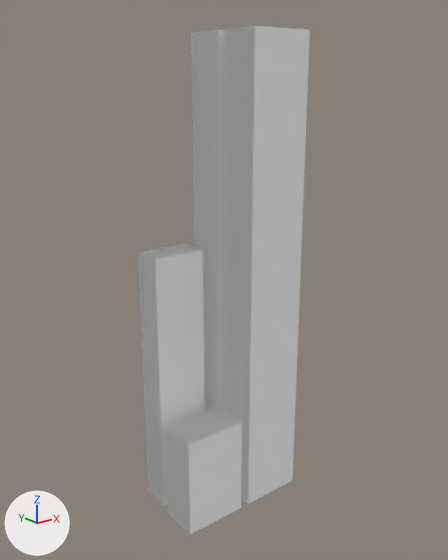
The glTF model assets/models/city_block_12345_6_04.glb: old version first, new version second.
The view is the same before and after, from a 50 mm camera at (-10.83, -13.84, 12.58) aimed at (0.17, -0.1, 7.08). The axes (+X, +Y, +Z) are drawn at lower left. The lights are the same throughout. The first picture is the older version.

The older version as bpy lines, for what is in view:
```python
me_block_04 = bpy.data.meshes.new('block_04')
me_block_04.from_pydata(...)  # a box spanning x -1.95..-0.3, y 0.3..1.2, z 0.0..8.0; a box spanning x -2.1..-0.15, y -1.35..-0.15, z 0.0..3.0; a box spanning x 0.15..2.1, y 0.15..1.35, z 0.0..14.0; a box spanning x 0.15..2.1, y -1.35..-0.15, z 0.0..14.0
me_block_04.materials.append(mat_default)  # white #ffffff
ob_block_04 = bpy.data.objects.new('block_04', me_block_04)
ob_block_04.location = (0.0, 0.0, 0.0)
```
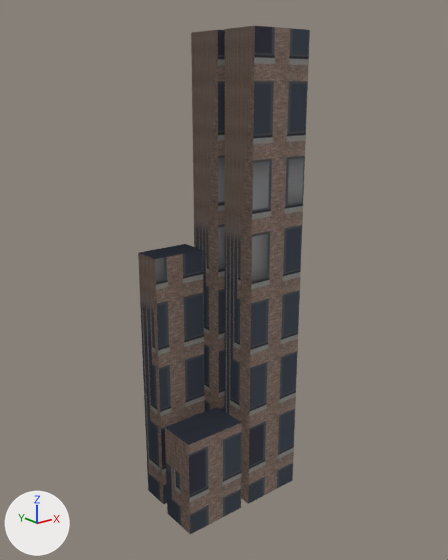
Edits to the bpy script that builds the scene:
```text
Add img_image_0:
    img_image_0 = load_image('Image_0', '_unpacked/Image_0', 512, 512, 'sRGB')
Add mat_tier1_002:
    mat_tier1_002 = principled_material('tier1.002')
    mat_tier1_002.texture = img_image_0
    mat_tier1_002.roughness = 0.9
Add mat_tier1:
    mat_tier1 = principled_material('tier1')
    mat_tier1.texture = img_image_0
    mat_tier1.roughness = 0.9
Add mat_tier1_001:
    mat_tier1_001 = principled_material('tier1.001')
    mat_tier1_001.texture = img_image_0
    mat_tier1_001.roughness = 0.9
Add mat_tier1_003:
    mat_tier1_003 = principled_material('tier1.003')
    mat_tier1_003.texture = img_image_0
    mat_tier1_003.roughness = 0.9
Change me_block_04:
    where me_block_04.from_pydata(...)  # 32 vertices, 48 faces; spans x -2.1..2.1, y -1.35..1.35, z 0.0..14.0
    used by ob_block_04; location = (0.0, 0.0, 0.0)
    me_block_04 part 1: all 12 faces centred in x -1.95..-0.3, y 0.3..1.2, z 0.0..8.0 switch from mat_default (white #ffffff) to mat_tier1 (picture img_image_0)
    me_block_04 part 2: all 12 faces centred in x -2.1..-0.15, y -1.35..-0.15, z 0.0..3.0 switch from mat_default (white #ffffff) to mat_tier1_001 (picture img_image_0)
    me_block_04 part 3: all 12 faces centred in x 0.15..2.1, y 0.15..1.35, z 0.0..14.0 switch from mat_default (white #ffffff) to mat_tier1_002 (picture img_image_0)
    me_block_04 part 4: all 12 faces centred in x 0.15..2.1, y -1.35..-0.15, z 0.0..14.0 switch from mat_default (white #ffffff) to mat_tier1_003 (picture img_image_0)
    me_block_04 part 5: texture (UV) coordinates of 48 of 48 faces, centred in x -2.1..2.1, y -1.35..1.35, z 0.0..14.0, changed; they spanned u 0.0..0.0, v 0.0..0.0 and now span u 0.0..0.16, v 0.0..1.17
```

Boxes (x1, y1, x2, y2) around the edits, measured in the pictures (448 x 560 px):
'block_04', recoloured, surface changed (darker): (138, 26, 310, 534) in both
part 1 of me_block_04, recoloured (darker): (138, 244, 205, 504) in both
part 2 of me_block_04, recoloured (darker): (165, 407, 242, 534) in both
part 3 of me_block_04, recoloured (darker): (191, 30, 225, 412) in both
part 4 of me_block_04, recoloured (darker): (225, 26, 310, 504) in both
part 5 of me_block_04, surface changed (darker): (138, 26, 310, 534) in both
